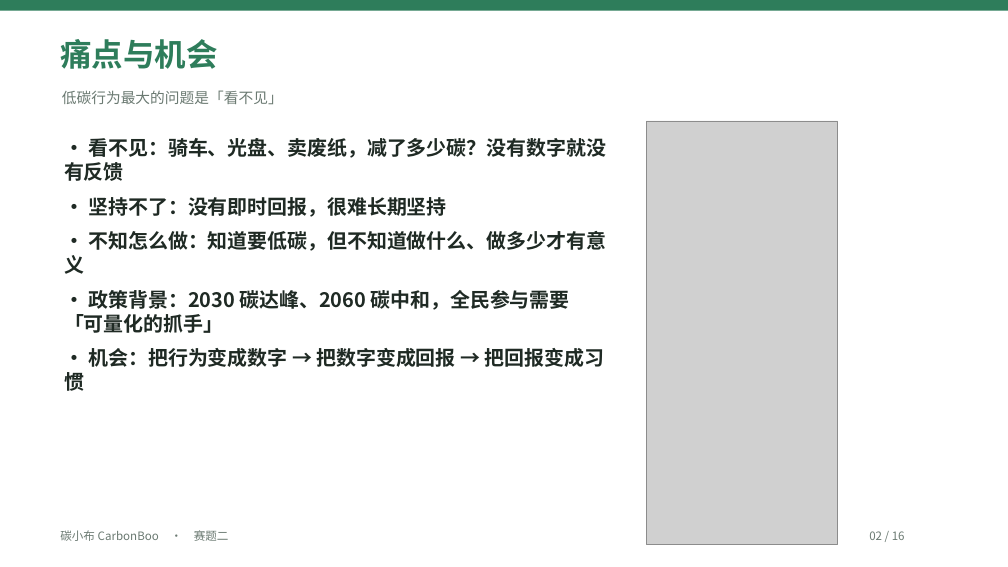
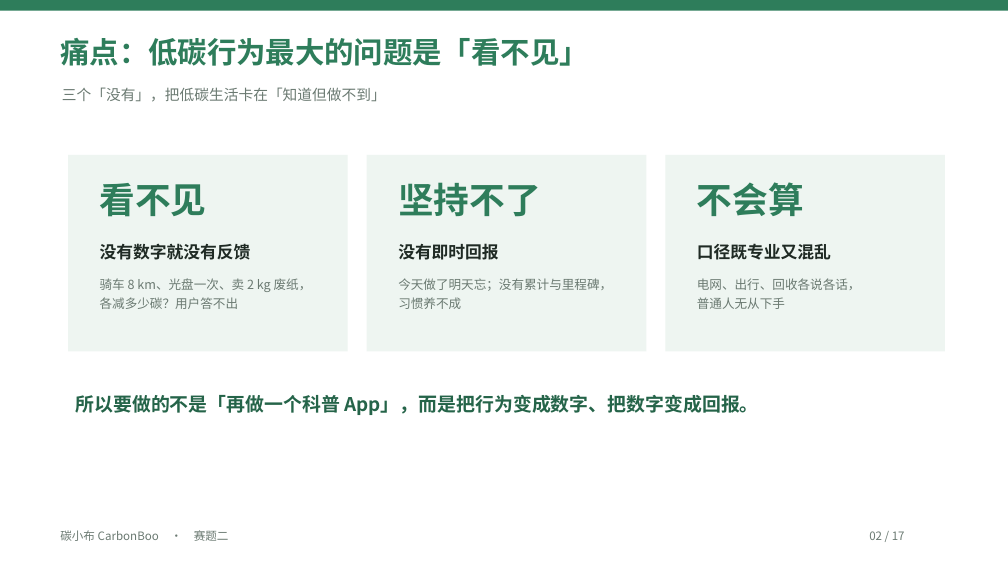
Before and after one commit to a3354547604-stack/CarbonBoo, a slide deck: slide 2 of submit/03-演示文稿-碳小布CarbonBoo.pptx. Drawn at 1008x567 pixels with LibreOffice and Linux fonts; fonts in the diff are those of the drawing; grey boxes stand for pictures. Boxes give left, top, right and bottom in pixels: in the first picture for what was removed or moved away, otherwise in the second. Text is boxed around its words. In the diff, an @@ line names an element or a change of style, - is before the commit and + after.

Commit message:
docs(submit): PPT 改为「一页一屏」，图文一一对应
改了什么：
- 原 PPT 是先做一批通用截图再逐页轮换放图，出现图与左侧文字对不上（讲架构配记录列表、讲因子配科普列表、讲协同实拍配「我的」页）
- 重排为 17 页：概念页（痛点/全景/架构与口径/质量与合规/结尾）不放图；界面页只放那一屏的截图
- 新增 3 页关键界面：记录明细（因子快照四列）、目标进度、更换外观（环+饰物）
- 12 张截图与页面主题一一对应：01-home / 14-record-edit / 03-records / 15-record-detail / 02-dashboard / 06-goal / 07-badge / 08-shop / 12-appearance / 17-science-detail / 10-include / 11-sync
- docs/APPENDIX-E §4 大纲同步重写（含重排原因）；submit/README 与 docs/README 页数口径改 17 页
- CHANGELOG v4.23

跑了什么：python scripts/build_submission_pptx.py（SAVED 10,510,525 B / 17 slides）、
python tests/tools/check_l0.py --strict（PASS）
校验：17 页全部带备注；12 张图的 sha256 与源文件逐一比对，落在讲同一界面的页上；文本对 5,741 / 31 项 / 48 条 / 16 张 / 学校 / 学院 / 队名 / 指导老师 均 0 命中。

结果：通过。

```diff
--- a/submit/03-演示文稿-碳小布CarbonBoo.pptx
+++ b/submit/03-演示文稿-碳小布CarbonBoo.pptx
@@ text at box(60, 38, 589, 66): text changed; size 14 to 28 pt; text colour #6B7A72 to #2E7D5B; bold on @@
-低碳行为最大的问题是「看不见」
+痛点：低碳行为最大的问题是「看不见」
@@ text removed at box(60, 39, 217, 69) @@
-痛点与机会
@@ text added at box(62, 87, 386, 102), 14 pt, text #6B7A72 @@
+三个「没有」，把低碳生活卡在「知道但做不到」
@@ text removed at box(64, 138, 606, 391) @@
-· 看不见：骑车、光盘、卖废纸，减了多少碳？没有数字就没有反馈
-· 坚持不了：没有即时回报，很难长期坚持
-· 不知怎么做：知道要低碳，但不知道做什么、做多少才有意义
-· 政策背景：2030 碳达峰、2060 碳中和，全民参与需要「可量化的抓手」
-· 机会：把行为变成数字 → 把数字变成回报 → 把回报变成习惯
@@ picture removed at box(647, 121, 838, 544) @@
@@ rectangle added at box(68, 155, 348, 352), fill #EEF5F1 @@
@@ rectangle added at box(367, 155, 647, 352), fill #EEF5F1 @@
@@ rectangle added at box(665, 155, 945, 352), fill #EEF5F1 @@
@@ text added at box(100, 183, 207, 217), 34 pt, text #2E7D5B, bold @@
+看不见
@@ text added at box(398, 182, 541, 217), 34 pt, text #2E7D5B, bold @@
+坚持不了
@@ text added at box(697, 182, 804, 216), 34 pt, text #2E7D5B, bold @@
+不会算
@@ text added at box(100, 243, 251, 260), 16 pt, text #1F2A24, bold @@
+没有数字就没有反馈
@@ text added at box(398, 244, 498, 260), 16 pt, text #1F2A24, bold @@
+没有即时回报
@@ text added at box(697, 243, 831, 260), 16 pt, text #1F2A24, bold @@
+口径既专业又混乱
@@ text added at box(100, 278, 312, 309), 12 pt, text #6B7A72 @@
+骑车 8 km、光盘一次、卖 2 kg 废纸，
+各减多少碳？用户答不出
@@ text added at box(398, 278, 612, 309), 12 pt, text #6B7A72 @@
+今天做了明天忘；没有累计与里程碑，
+习惯养不成
@@ text added at box(697, 278, 861, 309), 12 pt, text #6B7A72 @@
+电网、出行、回收各说各话，
+普通人无从下手
@@ text added at box(75, 395, 758, 415), 18 pt, text #256449, bold @@
+所以要做的不是「再做一个科普 App」，而是把行为变成数字、把数字变成回报。
@@ text at box(869, 531, 905, 540): text changed @@
-02 / 16
+02 / 17
```
Also in this commit, not shown: 6 other slides changed, 10 slides added, 9 slides removed, 6 other files.
